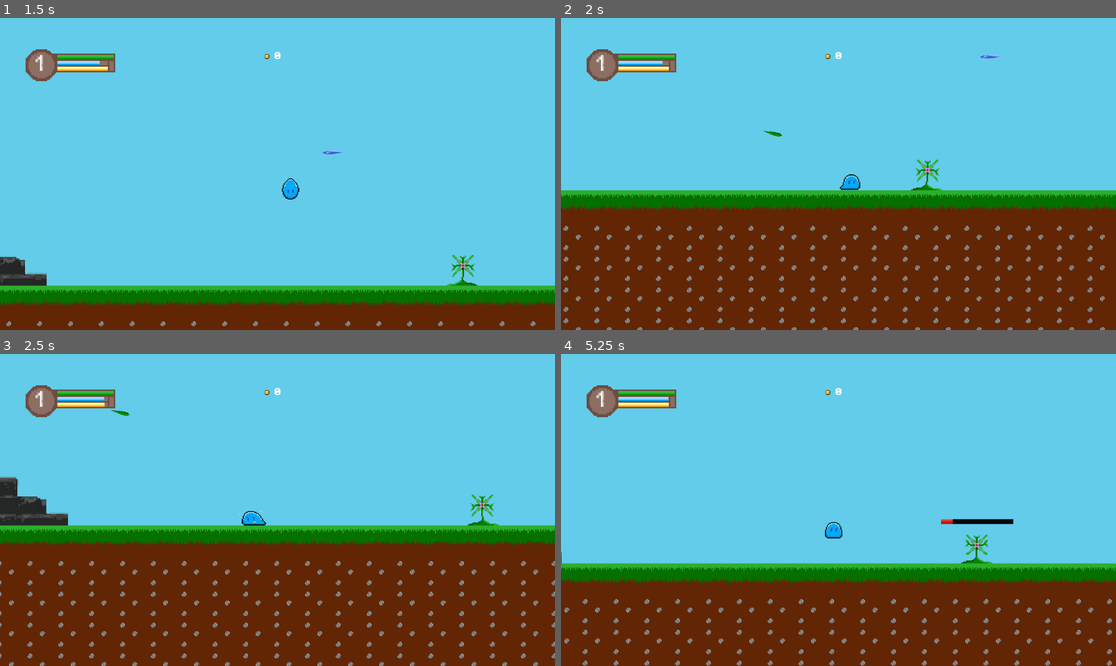
Above: before the commit, frames 1-4 (two rows, left to right).
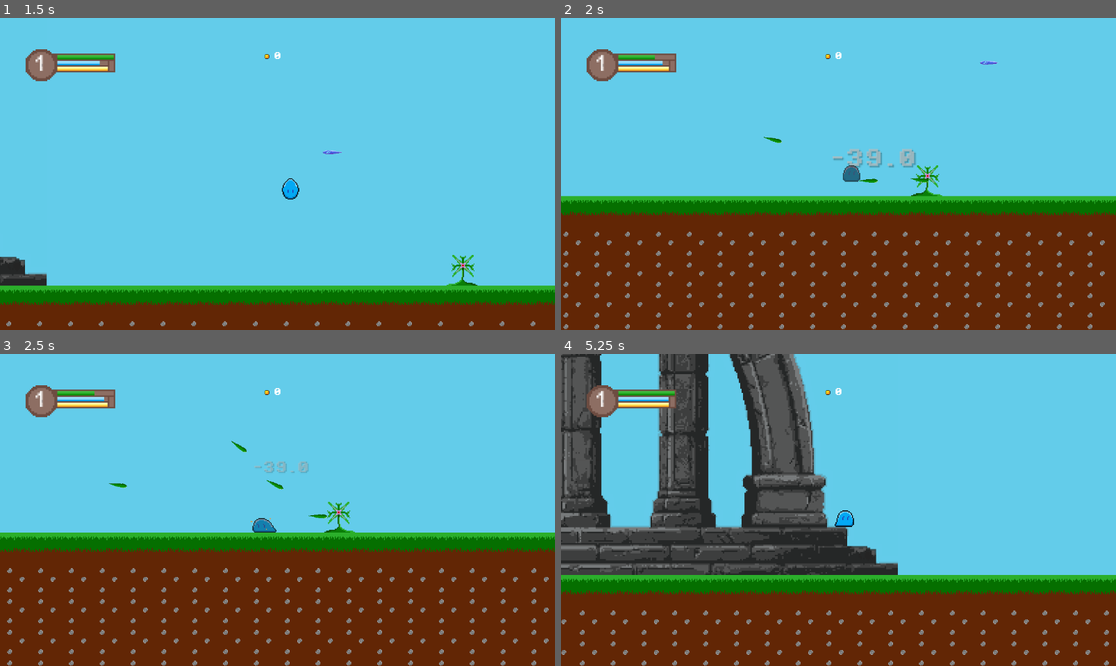
Above: after the commit, the same moments.

Repository: HEX-nova/Elegy-of-Ascension
Game: Godot game, scene res://Scenes/Tutorial.tscn
The game is run twice, just before and just after one commit, with the same random seed, the same clock (stepped at 60 frames per second) and the same inputs.
Inputs (mouse positions are in pixels of both pictures, inside the frame that each line leads up to):
- Up to frame 1 (1.5 s): tap Enter (ui_accept) at 0.5, 0.77 s; move the mouse to (399, 158) at 0.52 s; press the mouse at (399, 158) at 0.53 s; hold Right (ui_right) from 0.53 s (still down); move the mouse to (166, 189) at 1.27 s; release the mouse at (166, 189) at 1.28 s; right-click (166, 189) at 1.35 s
- Up to frame 2 (2 s): keep holding Right (ui_right); tap Enter (ui_accept) at 1.52 s
- Up to frame 3 (2.5 s): move the mouse to (333, 441) at 2.02 s; release Right (ui_right) at 2.03 s; hold Left (ui_left) from 2.03 s (still down); hold Shift (Sprint) from 2.03 s (still down)
- Up to frame 4 (5.25 s): move the mouse to (810, 572) at 2.77 s; release Left (ui_left) at 2.78 s; release Shift (Sprint) at 2.78 s; hold Right (ui_right) 2.78-4.28 s; click (810, 572) at 2.85 s; tap Enter (ui_accept) at 3.02, 3.77, 4.52 s; move the mouse to (1005, 556) at 3.52 s; right-click (1005, 556) at 3.6 s; move the mouse to (672, 463) at 4.27 s; hold Left (ui_left) 4.28-5.03 s; tap Shift (Sprint) at 4.35 s; move the mouse to (866, 510) at 5.02 s; press the mouse at (866, 510) at 5.03 s; hold Right (ui_right) from 5.03 s (still down)

Frame 1 is identical in both runs. In frame 2, 11% of the frame differs, in the area x 0-100%, y 11-100%; in frame 3, 12%; in frame 4, 35%, in the area x 0-100%, y 0-100%.

Commit message:
added a cinderbug prototype for later use

Diff:
--- /dev/null
+++ b/Scenes/cinderbug.tscn
@@ -0,0 +1,29 @@
+[gd_scene format=3 uid="uid://cr8xabaqjefba"]
+
+[ext_resource type="Texture2D" uid="uid://0ttkmxwbyssd" path="res://Sprites/Cinderbug.png" id="1_st25q"]
+
+[sub_resource type="AtlasTexture" id="AtlasTexture_3dux3"]
+atlas = ExtResource("1_st25q")
+region = Rect2(0, 0, 32, 32)
+
+[sub_resource type="SpriteFrames" id="SpriteFrames_cfc6s"]
+animations = [{
+"frames": [{
+"duration": 1.0,
+"texture": SubResource("AtlasTexture_3dux3")
+}],
+"loop": true,
+"name": &"default",
+"speed": 5.0
+}]
+
+[sub_resource type="CircleShape2D" id="CircleShape2D_cfbg7"]
+radius = 17.029387
+
+[node name="Cinderbug" type="CharacterBody2D" unique_id=1910152083]
+
+[node name="AnimatedSprite2D" type="AnimatedSprite2D" parent="." unique_id=205564152]
+sprite_frames = SubResource("SpriteFrames_cfc6s")
+
+[node name="CollisionShape2D" type="CollisionShape2D" parent="." unique_id=1732113996]
+shape = SubResource("CircleShape2D_cfbg7")
--- a/Scripts/thornspitter.gd
+++ b/Scripts/thornspitter.gd
@@ -1,7 +1,7 @@
 extends StaticBody2D
 
 # --- SETTINGS ---
-@export var fire_rate: float = 2.0
+@export var fire_rate: float = 0.1
 @export var thorn_speed: float = 450.0
 @export var thorn_scene: PackedScene = preload("res://Scenes/thorn.tscn") # Make sure to save your Thorn scene here!
 
Binary file added: Sprites/Cinderbug.png
Not shown, added: Sprites/Cinderbug.png.import
